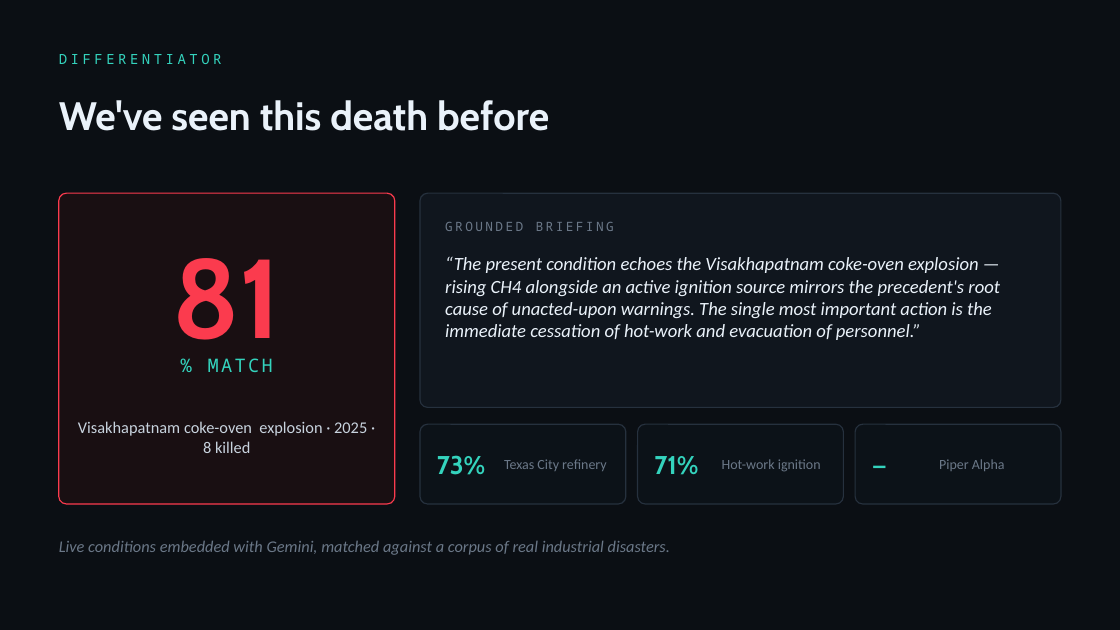
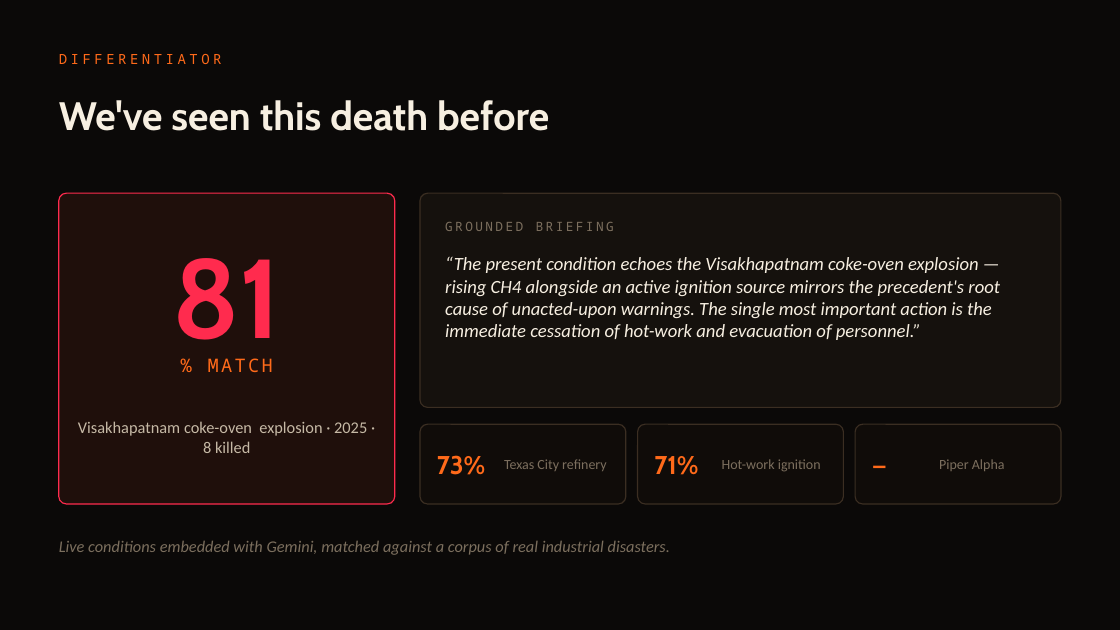
Before and after one commit to SaudSatopay/trinetra, a slide deck: slide 6 of docs/Trinetra_Deck.pptx. Drawn at 1120x630 pixels with LibreOffice and Linux fonts; fonts in the diff are those of the drawing. Boxes give left, top, right and bottom in pixels: in the first picture for what was removed or moved away, otherwise in the second. Text is boxed around its words. In the diff, an @@ line names an element or a change of style, - is before the commit and + after.

Commit message:
Align the deck to the Foundry palette + add the new capability slides
Repalette the pitch deck from the old teal-on-navy to the warm-ink / molten-orange
Foundry look the live control room and README now use — background, panels, the
molten-orange signature accent and the steel/amber/red risk ramp. No teal remains.

Add three slides for the capabilities shipped this round:
- Shift-left permit gate — the permit desk blocking a hot-work request that would
  complete the compound pattern (HIGH 80 -> CRITICAL 100), with the regulation-
  grounded conditions to issue safely.
- Fleet command — one engine across six plants, the live aggregate (6 plants /
  7 workers / 2 compound / +6 min lead) and the per-site board.
- Active-learning flywheel — the per-plant nuisance threshold with the locked
  recall guardrail (compound / HIGH / CRITICAL always page).

Now 17 slides. System fonts kept (Trebuchet / Consolas / Calibri) so it renders
reliably in PowerPoint. Headline numbers unchanged — engine untouched.

```diff
--- a/docs/Trinetra_Deck.pptx
+++ b/docs/Trinetra_Deck.pptx
@@ background #0B0F14 to #0B0908 @@
@@ text "We've seen this death before" at (x1=59, y1=100, x2=549, y2=131): text colour #EAF2FA to #F7EFE1 @@
@@ rounded rectangle at (x1=59, y1=193, x2=395, y2=504): fill #190F12 to #1F0F0B; outline #FB3B4E 1 pt to #FF2B4E 1 pt @@
@@ rounded rectangle at (x1=420, y1=193, x2=1061, y2=408): fill #10161E to #15110D; outline #26313E 1 pt to #3B2E22 1 pt @@
@@ text "81" at (x1=172, y1=258, x2=281, y2=363): text colour #FB3B4E to #FF2B4E @@
@@ text "“The present condition echoes the ..." at (x1=445, y1=256, x2=1000, y2=340): text colour #EAF2FA to #F7EFE1 @@
@@ text "Visakhapatnam coke-oven explosion · 2025 ..." at (x1=78, y1=421, x2=367, y2=453): text colour #C8D3DE to #C6B9A6 @@
@@ fill #0C1218 to #100C09; outline #26313E 1 pt to #3B2E22 1 pt in 3 elements at (x1=420, y1=424, x2=626, y2=504), (x1=638, y1=424, x2=844, y2=504), (x1=855, y1=424, x2=1061, y2=504) @@
@@ text colour #34D3BD to #FF6A1A in 5 elements at (x1=59, y1=54, x2=222, y2=64), (x1=208, y1=358, x2=273, y2=372), (x1=437, y1=455, x2=485, y2=475), (x1=654, y1=456, x2=698, y2=475), (x1=872, y1=437, x2=948, y2=492) @@
@@ text colour #6B7888 to #7C6F5E in 5 elements at (x1=445, y1=222, x2=614, y2=231), (x1=504, y1=459, x2=606, y2=471), (x1=722, y1=459, x2=821, y2=471), (x1=939, y1=459, x2=1005, y2=471), (x1=59, y1=541, x2=670, y2=555) @@
```
Also in this commit, not shown: 13 other slides changed, 3 slides added, 1 other file.
